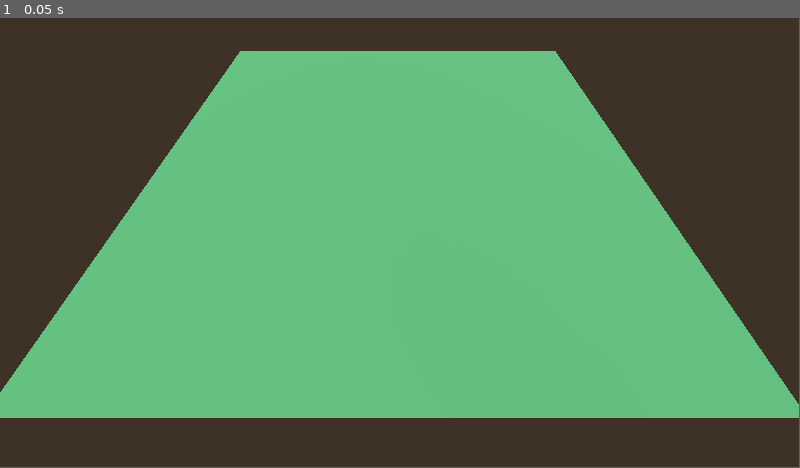
Above: before the commit, frame 1.
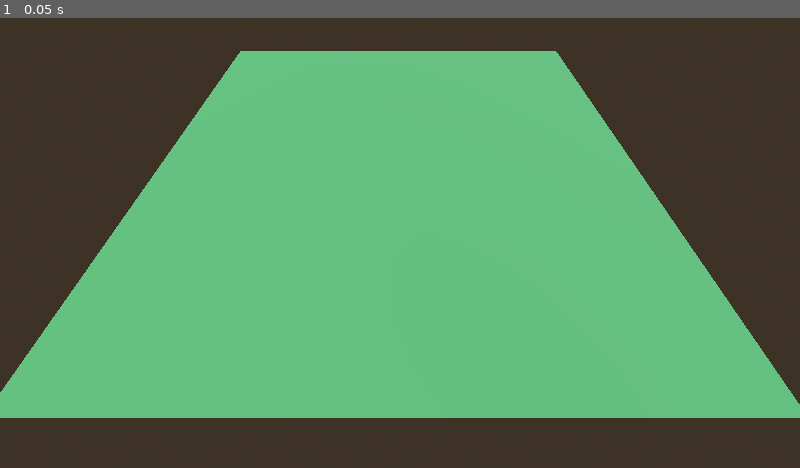
Above: after the commit, the same moment.

Repository: WhimFreak/Road-Trip-Game-Jam
Game: Godot game, scene res://Main Scenes/main.tscn
The game is run twice, just before and just after one commit, with the same random seed, the same clock (stepped at 60 frames per second) and the same inputs.
Inputs:
- Up to frame 1 (0.05 s): no input
In our replay, the window is 799x449 before the commit and 800x450 after it. These sizes can differ from the game's own. Grey fills any space a smaller window leaves; there, only what the larger window draws over its background counts as a difference.

The runs differ from the first frame. In frame 1, 0.1% of the frame differs, in the area x 0-100%, y 7-89%.

Commit message:
Add files via upload

Diff:
--- a/project.godot
+++ b/project.godot
@@ -15,7 +15,13 @@
 config/features=PackedStringArray("4.3", "GL Compatibility")
 config/icon="res://icon.svg"
 
+[display]
+
+window/stretch/mode="canvas_items"
+window/stretch/aspect="expand"
+
 [rendering]
 
+textures/canvas_textures/default_texture_filter=0
 renderer/rendering_method="gl_compatibility"
 renderer/rendering_method.mobile="gl_compatibility"
